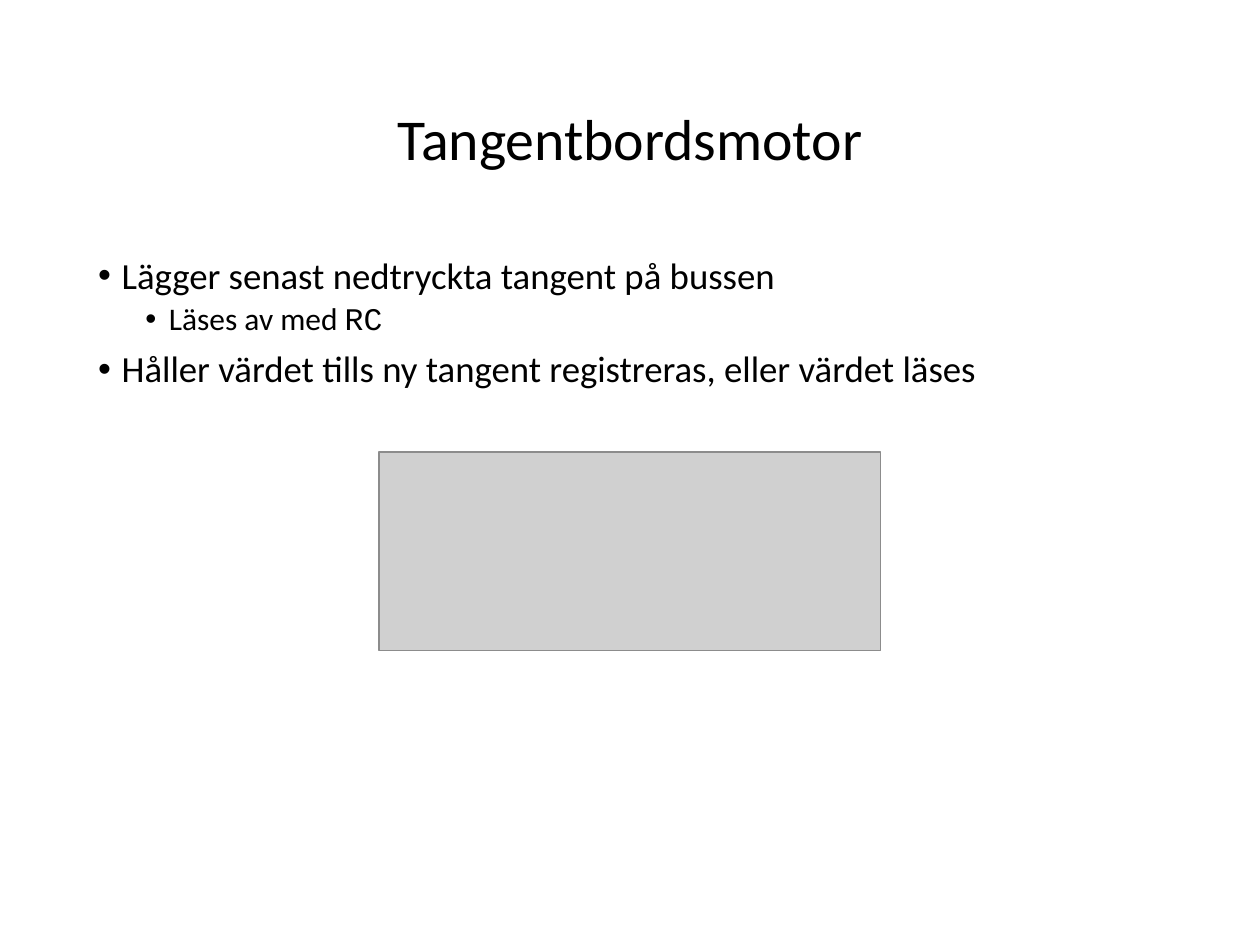
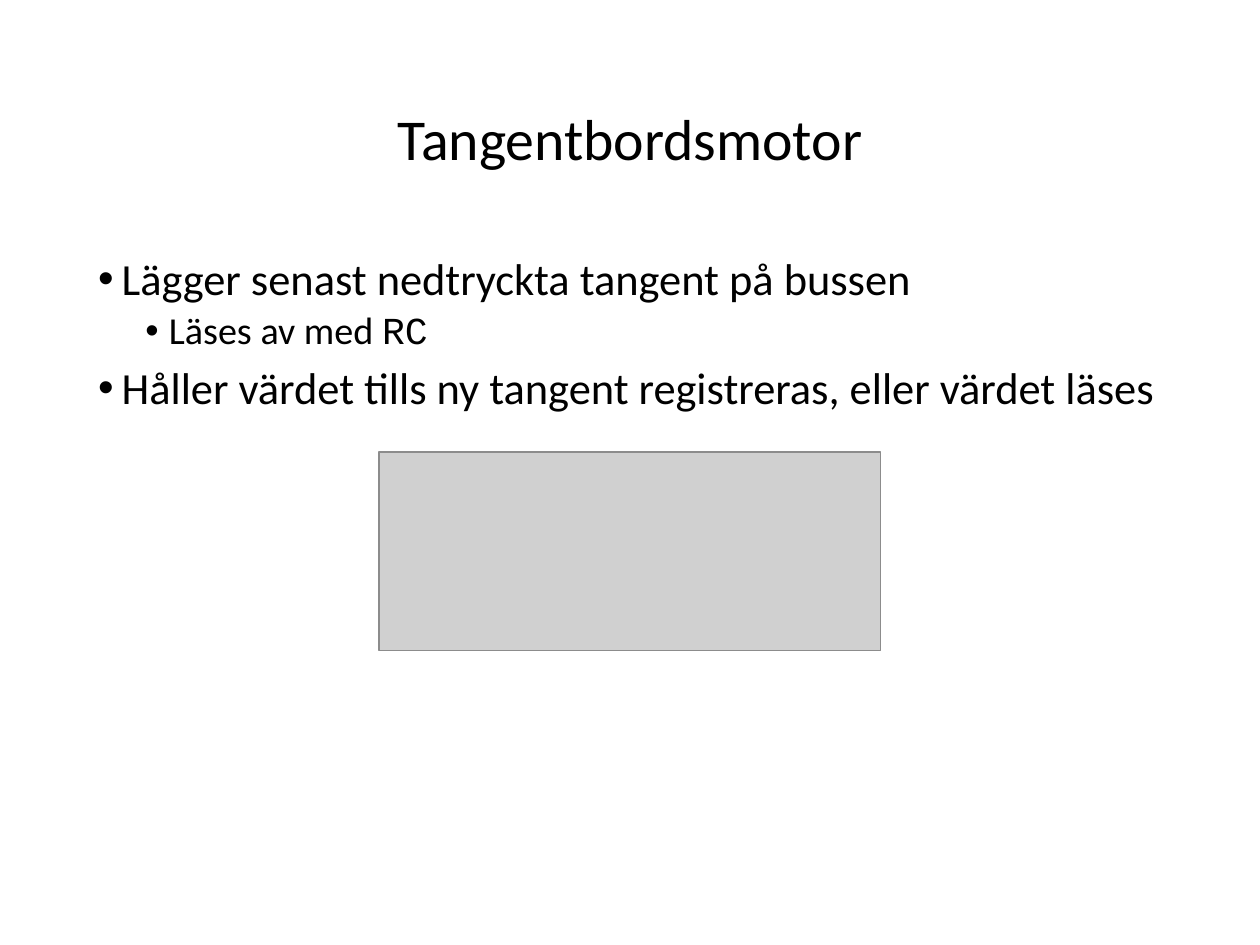
Before and after one commit to Jethro95/TSEA83_Graphing_Calculator, a slide deck: slide 13 of presentation/presentation_powerpoint.pptx. Drawn at 1260x945 pixels with LibreOffice and Linux fonts; fonts in the diff are those of the drawing; grey boxes stand for pictures. Boxes give left, top, right and bottom in pixels: in the first picture for what was removed or moved away, otherwise in the second. Text is boxed around its words. In the diff, an @@ line names an element or a change of style, - is before the commit and + after.

Commit message:
Increased master font size.

```diff
--- a/presentation/presentation_powerpoint.pptx
+++ b/presentation/presentation_powerpoint.pptx
@@ text "Lägger senast nedtryckta tangent på ..." at bbox=[122, 263, 1153, 412]: size 23.1 to 28 pt in "Lägger senast nedtryckta tangent på bussen", "Håller värdet tills ny tangent registreras, eller ..."; size 19.8 to 24 pt in "Läses av med RC" @@
```
Also in this commit, not shown: 11 other slides changed.
